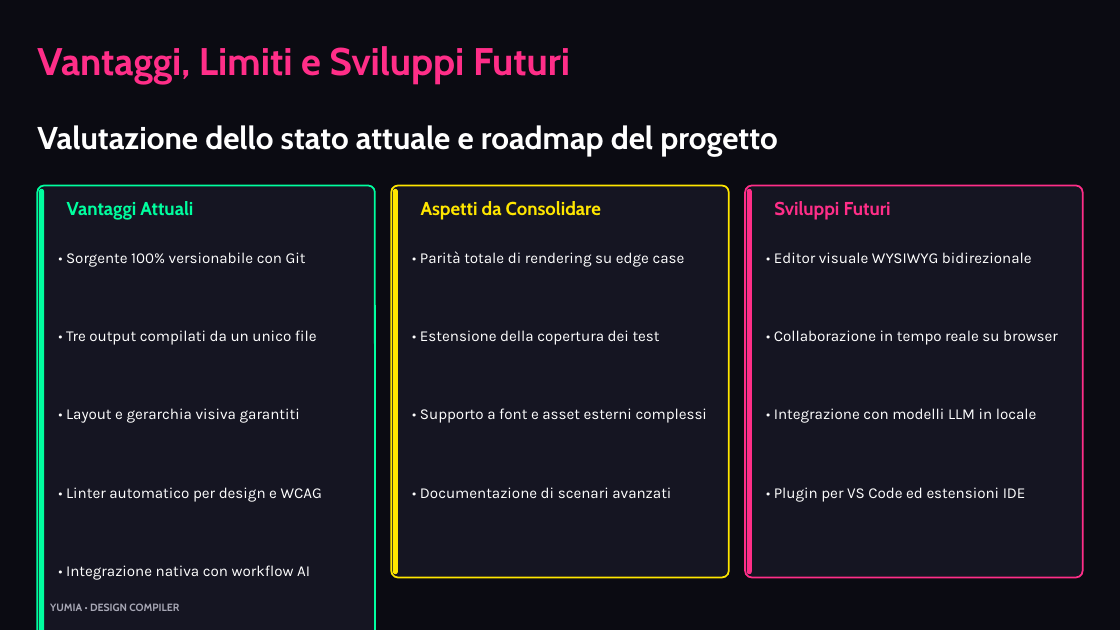
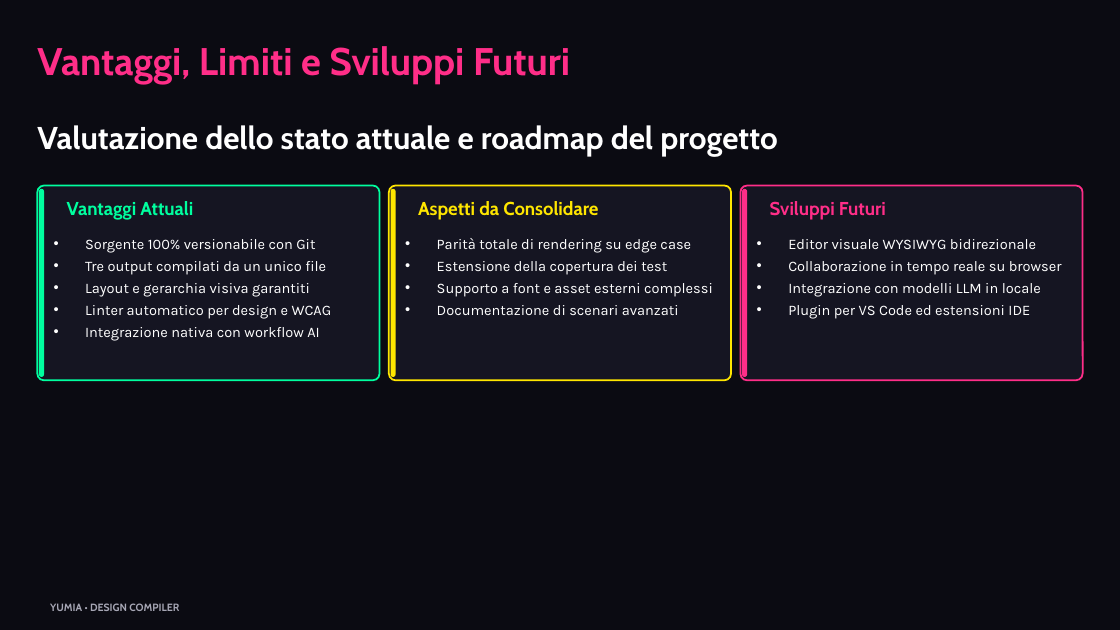
Before and after one commit to biagio-scaglia/Yumia-MD, a slide deck: slide 14 of presentation.pptx. Drawn at 1120x630 pixels with LibreOffice and Linux fonts; fonts in the diff are those of the drawing. Boxes give left, top, right and bottom in pixels: in the first picture for what was removed or moved away, otherwise in the second. Text is boxed around its words. In the diff, an @@ line names an element or a change of style, - is before the commit and + after.

Commit message:
fix(layout,html): prevent grid cards from overflowing slide height
Tighten paragraph/list estimates, densify card packing, and equalize row heights so uneven bullet columns stay closed within 16:9.

```diff
--- a/presentation.pptx
+++ b/presentation.pptx
@@ proportions changed in 3 elements at [389, 186, 731, 381], [740, 186, 1082, 381], [37, 186, 379, 381] @@
@@ rounded rectangle: place and size @@
-rounded rectangle at [37, 186, 375, 630]
+rounded rectangle at [37, 186, 379, 381]
@@ rounded rectangle: place and size @@
-rounded rectangle at [39, 189, 44, 630]
+rounded rectangle at [39, 189, 44, 377]
@@ rounded rectangle: place and size @@
-rounded rectangle at [392, 186, 729, 578]
+rounded rectangle at [389, 186, 731, 381]
@@ rounded rectangle: place and size @@
-rounded rectangle at [393, 189, 398, 575]
+rounded rectangle at [391, 189, 396, 377]
@@ rounded rectangle: place and size @@
-rounded rectangle at [745, 186, 1083, 578]
+rounded rectangle at [740, 186, 1082, 381]
@@ rounded rectangle: place and size @@
-rounded rectangle at [747, 189, 752, 575]
+rounded rectangle at [742, 189, 747, 377]
@@ text "Sviluppi Futuri": place and size @@
-text "Sviluppi Futuri" at [774, 201, 891, 220]
+text "Sviluppi Futuri" at [770, 201, 886, 220]
@@ text at [85, 239, 332, 341]: text changed; size 13 to 12.5 pt @@
-• Sorgente 100% versionabile con Git
+• Sorgente 100% versionabile con Git
+• Tre output compilati da un unico file
+• Layout e gerarchia visiva garantiti
+• Linter automatico per design e WCAG
+• Integrazione nativa con workflow AI
@@ text at [437, 238, 713, 315]: text changed; size 13 to 12.5 pt @@
-• Parità totale di rendering su edge case
+• Parità totale di rendering su edge case
+• Estensione della copertura dei test
+• Supporto a font e asset esterni complessi
+• Documentazione di scenari avanzati
@@ text at [788, 239, 1062, 319]: text changed; size 13 to 12.5 pt @@
-• Editor visuale WYSIWYG bidirezionale
+• Editor visuale WYSIWYG bidirezionale
+• Collaborazione in tempo reale su browser
+• Integrazione con modelli LLM in locale
+• Plugin per VS Code ed estensioni IDE
@@ text removed at [66, 330, 317, 345] @@
-• Tre output compilati da un unico file
@@ text removed at [420, 330, 660, 345] @@
-• Estensione della copertura dei test
@@ text removed at [774, 330, 1058, 345] @@
-• Collaborazione in tempo reale su browser
@@ text removed at [66, 408, 300, 423] @@
-• Layout e gerarchia visiva garantiti
@@ text removed at [420, 408, 707, 423] @@
-• Supporto a font e asset esterni complessi
@@ text removed at [774, 408, 1037, 423] @@
-• Integrazione con modelli LLM in locale
@@ text removed at [66, 487, 322, 502] @@
-• Linter automatico per design e WCAG
@@ text removed at [420, 487, 671, 498] @@
-• Documentazione di scenari avanzati
@@ text removed at [774, 487, 1026, 502] @@
-• Plugin per VS Code ed estensioni IDE
@@ text removed at [66, 565, 310, 580] @@
-• Integrazione nativa con workflow AI
```
Also in this commit, not shown: 12 other slides changed, 6 other files.
